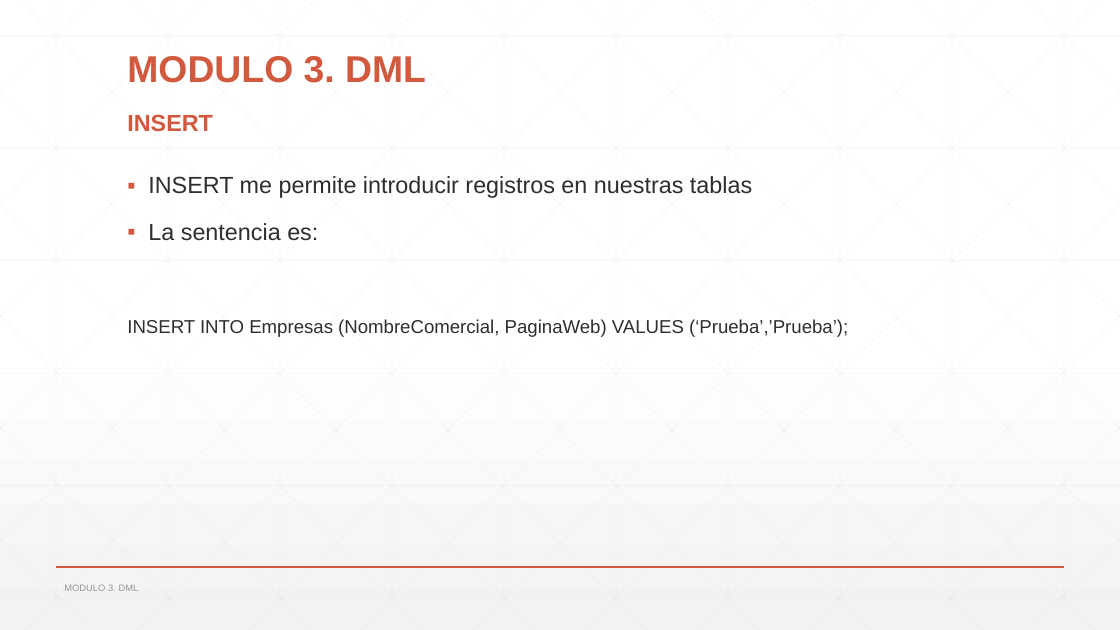
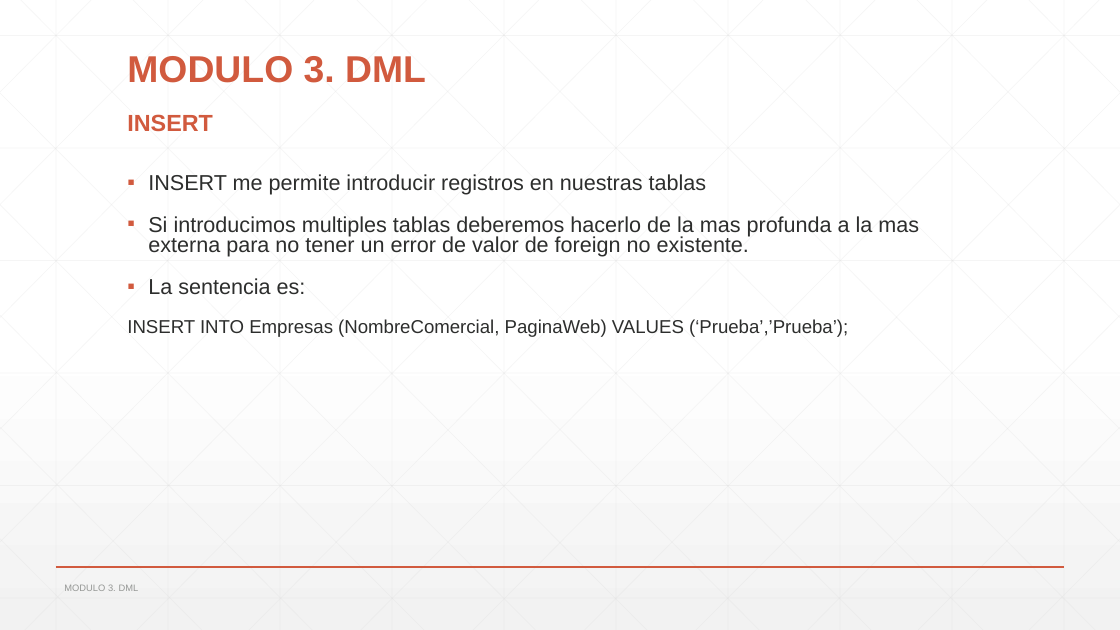
Before and after one commit to nacholn/sql_basico, a slide deck: slide 69 of Presentacion/Curso Sql Basico.pptx (slide 68 before the commit). Drawn at 1120x630 pixels with LibreOffice and Linux fonts; fonts in the diff are those of the drawing. Boxes give left, top, right and bottom in pixels: in the first picture for what was removed or moved away, otherwise in the second. Text is boxed around its words. In the diff, an @@ line names an element or a change of style, - is before the commit and + after.

Commit message:
Update manual. Added exercises module3_ejercicio2 and modulo3_ejercicio3

```diff
--- a/Presentacion/Curso Sql Basico.pptx
+++ b/Presentacion/Curso Sql Basico.pptx
@@ text at bbox=[148, 174, 707, 295]: size 20 to 18.5 pt in "INSERT me permite introducir registros en nuestras ...", "La sentencia es:"; line spacing 0.9 to 0.8 @@
@@ text at bbox=[148, 216, 919, 257]: paragraph added @@
+▪ Si introducimos multiples tablas deberemos hacerlo de la mas profunda a la mas externa para no tener un error de valor de foreign no existente.
```
Also in this commit, not shown: 4 other slides changed, 1 slide added, 3 other files.
